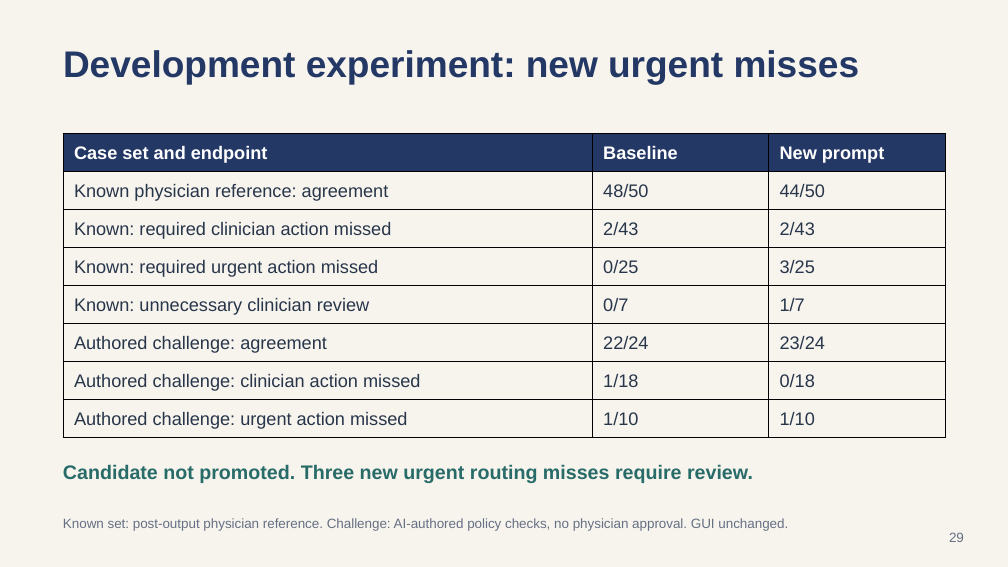
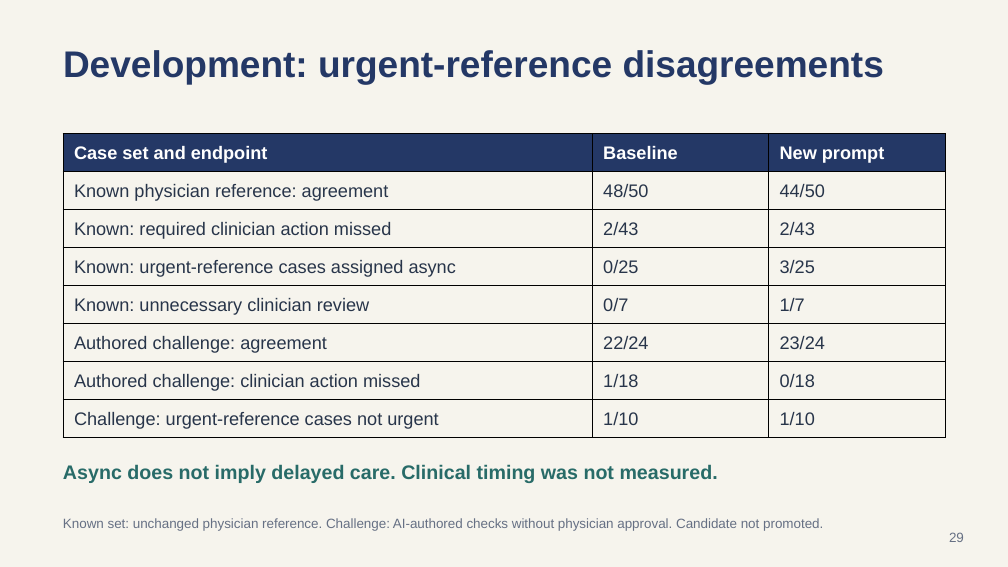
Before and after one commit to bGOATnote/counselcodex, a slide deck: slide 29 of output/submission-2026-09-15/counsel-disposition-google-slides.pptx. Drawn at 1008x567 pixels with LibreOffice and Linux fonts; fonts in the diff are those of the drawing. Boxes give left, top, right and bottom in pixels: in the first picture for what was removed or moved away, otherwise in the second. Text is boxed around its words. In the diff, an @@ line names an element or a change of style, - is before the commit and + after.

```diff
--- a/output/submission-2026-09-15/counsel-disposition-google-slides.pptx
+++ b/output/submission-2026-09-15/counsel-disposition-google-slides.pptx
@@ text at bbox=[63, 50, 884, 84]: text changed @@
-Development experiment: new urgent misses
+Development: urgent-reference disagreements
@@ table at bbox=[63, 134, 944, 438] @@
-row 4, column 1: Known: required urgent action missed
+row 4, column 1: Known: urgent-reference cases assigned async
-row 8, column 1: Authored challenge: urgent action missed
+row 8, column 1: Challenge: urgent-reference cases not urgent
@@ text at bbox=[63, 464, 718, 483]: text changed @@
-Candidate not promoted. Three new urgent routing misses require review.
+Async does not imply delayed care. Clinical timing was not measured.
@@ text at bbox=[63, 518, 823, 531]: text changed @@
-Known set: post-output physician reference. Challenge: AI-authored policy checks, no physician approval. GUI unchanged.
+Known set: unchanged physician reference. Challenge: AI-authored checks without physician approval. Candidate not promoted.
```
Also in this commit, not shown: 5 other slides changed, 1 slide added, 13 other files.
